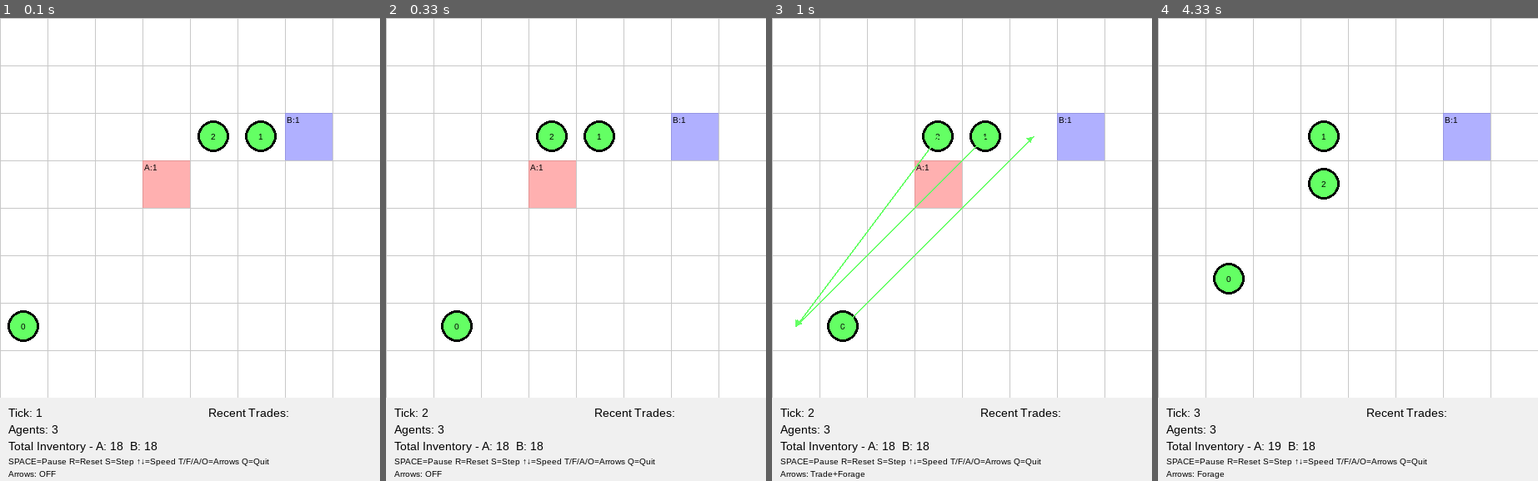
Above: before the commit, frames 1-4 (left to right).
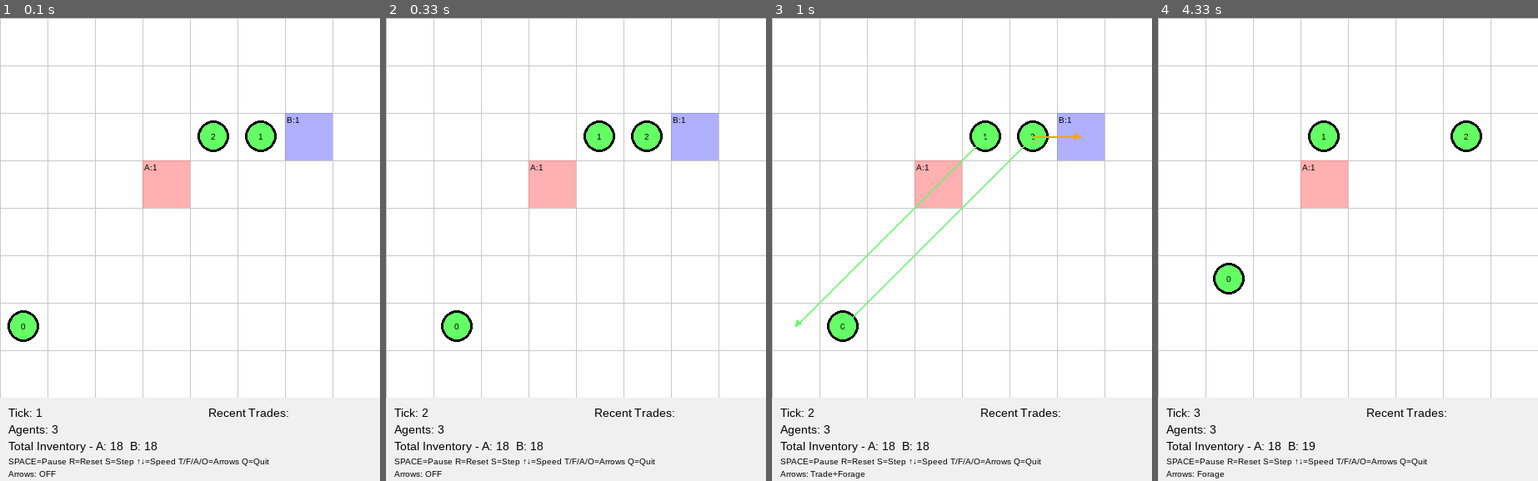
Above: after the commit, the same moments.

Repository: cmfunderburk/vmt-dev
Game: pygame game, started from main.py
The game is run twice, just before and just after one commit, with the same random seed, the same clock (stepped at 60 frames per second) and the same inputs.
Inputs:
- Up to frame 1 (0.1 s): no input
- Up to frame 2 (0.33 s): no input
- Up to frame 3 (1 s): tap Space at 0.33 s; tap A at 0.67 s
- Up to frame 4 (4.33 s): tap T at 1.17, 1.92, 3.6 s; hold Up 1.77-2.3 s; tap R at 2.85 s; hold Up 3.45-3.92 s; tap Space at 3.95 s

Frame 1 is identical in both runs. In frame 2, 0.9% of the frame differs, in the area x 39-73%, y 22-29%; in frame 3, 1.1%; in frame 4, 2.6%, in the area x 30-88%, y 20-94%.

Commit message:
preference ordering logging made optional -- currently causes laarge performance hit

Diff:
--- a/scenarios/test40grid50agents.yaml
+++ b/scenarios/test40grid50agents.yaml
@@ -15,12 +15,12 @@
   epsilon: 1.0e-12
   beta: 0.95
   resource_growth_rate: 1
-  resource_max_amount: 1
+  resource_max_amount: 2
   resource_regen_cooldown: 20
   trade_cooldown_ticks: 20
 resource_seed:
   density: 0.10
-  amount: 1
+  amount: 2
 utilities:
   mix:
   - type: ces
--- a/src/vmt_engine/systems/decision.py
+++ b/src/vmt_engine/systems/decision.py
@@ -20,6 +20,7 @@
         self._pass1_target_selection(sim)
         self._pass2_mutual_consent(sim)
         self._pass3_best_available_fallback(sim)
+        self._pass3b_handle_unpaired_trade_targets(sim)
         self._pass4_log_decisions(sim)
 
     def _pass1_target_selection(self, sim: "Simulation") -> None:
@@ -249,6 +250,32 @@
                     surplus_i, surplus_j
                 )
 
+    def _pass3b_handle_unpaired_trade_targets(self, sim: "Simulation") -> None:
+        """Pass 3b: Handle unpaired agents who still have unfulfilled trade targets."""
+
+        for agent in sorted(sim.agents, key=lambda a: a.id):
+            # Skip paired agents (they're fine)
+            if agent.paired_with_id is not None:
+                continue
+
+            # Skip agents without trade targets
+            if agent.target_agent_id is None:
+                continue
+
+            # This agent has a trade target but didn't get paired
+            # Clear the trade target and fall back to alternative activities
+            agent.target_agent_id = None
+            agent.target_pos = None
+
+            # In "both" mode, fall back to foraging
+            if sim.current_mode == "both":
+                view = agent.perception_cache
+                self._evaluate_forage_target(agent, view, sim)
+
+            # In "trade" mode, just stay idle (no foraging allowed)
+            else:
+                agent._decision_target_type = "idle"
+
     def _pass4_log_decisions(self, sim: "Simulation") -> None:
         """Pass 4: Log all agent decisions with final pairing status."""
 
@@ -300,8 +327,8 @@
                 is_paired=(agent.paired_with_id is not None)
             )
 
-            # Log preferences to separate table
-            if agent._preference_list:
+            # Log preferences to separate table (opt-in via log_preferences parameter)
+            if agent._preference_list and sim.params.get("log_preferences", False):
                 # Determine how many preferences to log
                 log_full = sim.params.get("log_full_preferences", False)
                 max_prefs = len(agent._preference_list) if log_full else min(3, len(agent._preference_list))
